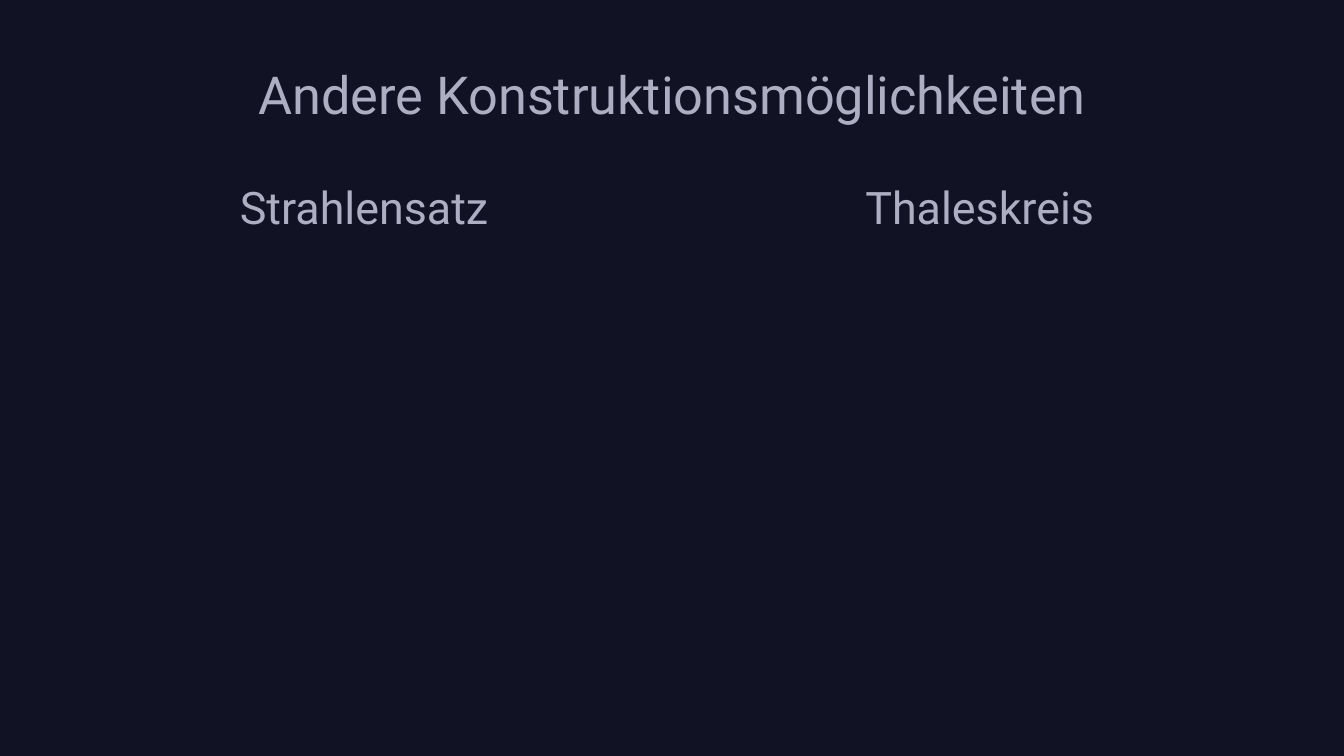
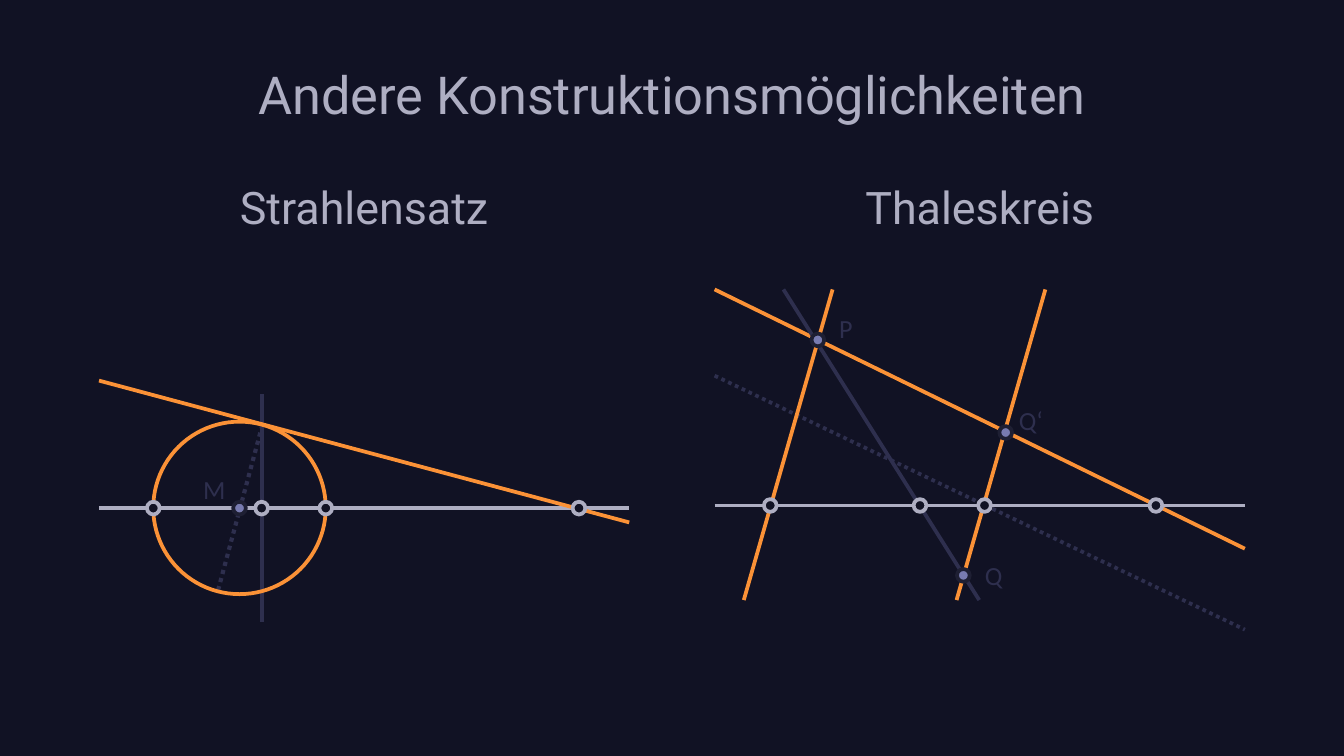
Before and after one commit to nefl1011/Harmonische-Lage, a slide deck: slide 8 of Harmonische Lage.pptx (slide 7 before the commit). Drawn at 1344x756 pixels with LibreOffice and Linux fonts; fonts in the diff are those of the drawing. Boxes give left, top, right and bottom in pixels: in the first picture for what was removed or moved away, otherwise in the second. Text is boxed around its words. In the diff, an @@ line names an element or a change of style, - is before the commit and + after.

```diff
--- a/Harmonische Lage.pptx
+++ b/Harmonische Lage.pptx
@@ text added at (203,483,225,499), 14 pt, text #2E2F4E @@
+M
@@ group added at (99,380,629,622): 6 ellipses, 4 lines @@
@@ group added at (715,289,1245,630): 7 ellipses, 6 lines, 1 text @@
+Q‘
```
Also in this commit, not shown: 5 other slides changed, 8 slides added, 2 slides removed, 1 other file.
